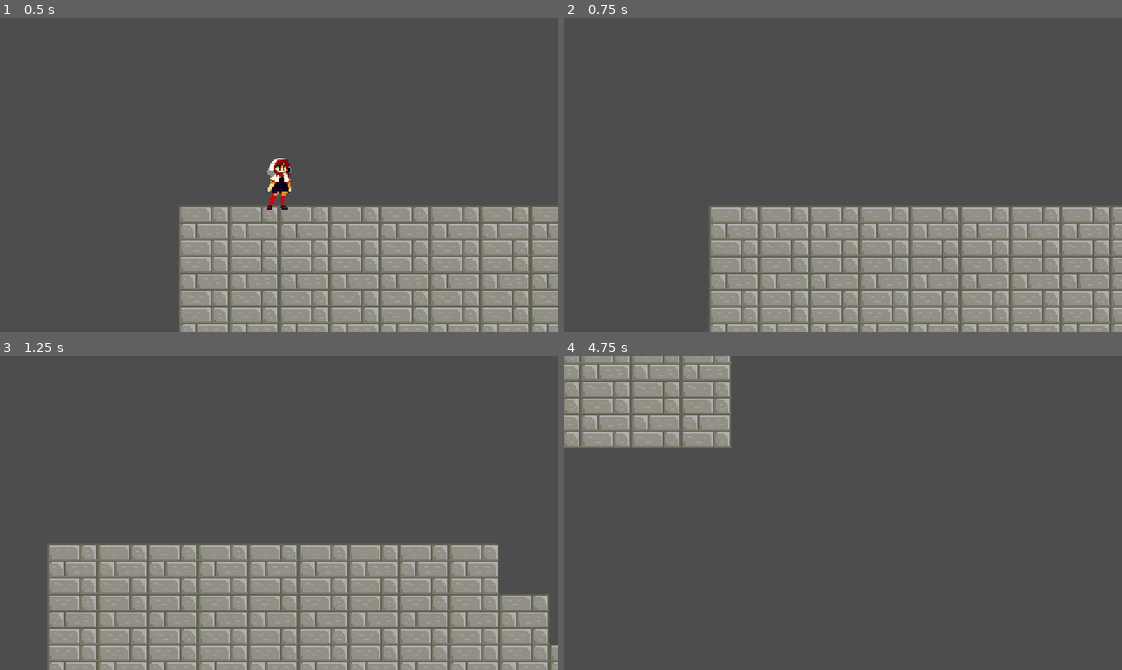
Above: before the commit, frames 1-4 (two rows, left to right).
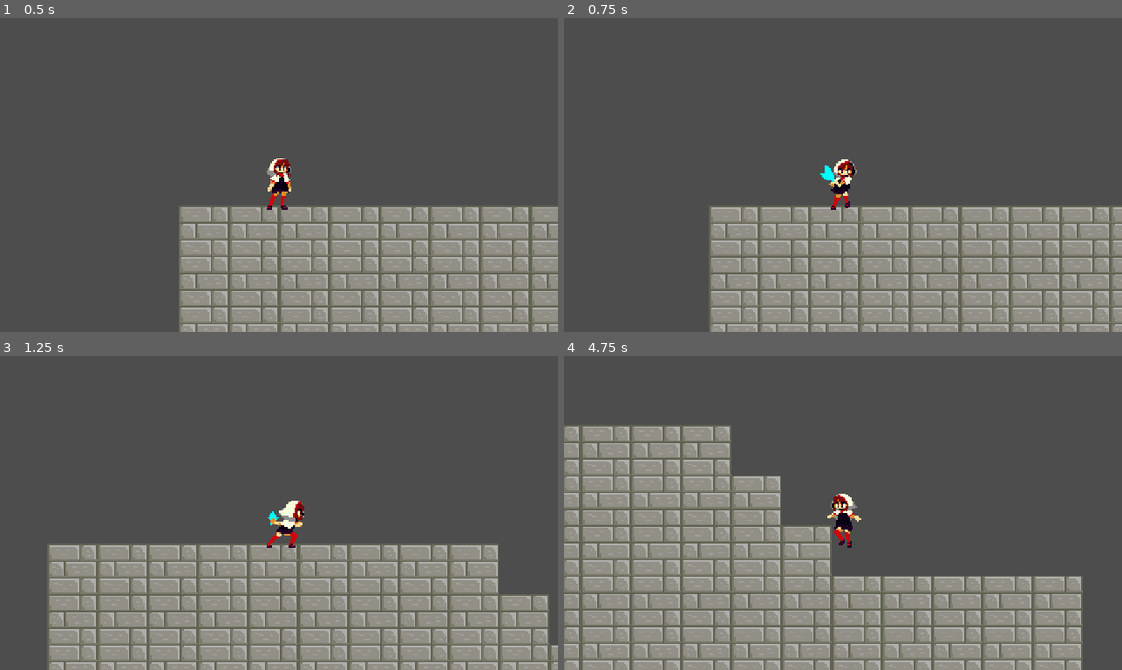
Above: after the commit, the same moments.

Repository: radagon828/GodotFourRepository
Game: Godot game, scene res://Scenes/Levels/DungeonOne.tscn
Same seed, same stepped clock (60 frames per second), same inputs: the game is played once before the commit and once after it.
Inputs:
- Up to frame 1 (0.5 s): no input
- Up to frame 2 (0.75 s): hold D (move_right) from 0.53 s (still down); tap E (attack) at 0.6 s
- Up to frame 3 (1.25 s): keep holding D (move_right); tap Space (jump) at 0.77 s; tap F (roll) at 0.8 s
- Up to frame 4 (4.75 s): tap F (roll) at 1.35, 2.3, 2.85, 3.8, 4.35 s; tap Space (jump) at 1.52, 3.02, 3.77, 4.52 s; tap E (attack) at 1.55, 2.1, 3.05, 3.6, 4.55 s; release D (move_right) at 2.03 s; hold A (move_left) 2.03-2.78 s; hold D (move_right) 2.78-4.28 s; hold A (move_left) from 4.28 s (still down)

Frame 1 is identical in both runs. In frame 2, 0.5% of the frame differs, in the area x 45-53%, y 45-62%; in frame 3, 0.5%; in frame 4, 45%, in the area x 0-93%, y 0-100%.

Commit message:
IT WAS A SINGEL FUCKING LETTER THE FUCKING ATTACK ANIMATION WORKS NOW GOD FUCKING DAMMIT

Diff:
--- a/DemonASpect/Scenes/Player/Player.gd
+++ b/DemonASpect/Scenes/Player/Player.gd
@@ -21,10 +21,14 @@
 var hasDoubleJump = false
 # velcoity is a predefined variable in godot 4
 @onready var animationPlayer = $AnimationPlayer
+@onready var animationTree = $AnimationTree
 @onready var playerSprite = $PlayerSprite
+@onready var dashTimer = $Timers/DashTimer
+@onready var runTimer = $Timers/RunTimer
+@onready var testTimer = $Timers/TestTimer
 
 func _ready() -> void:
-	$AnimationTree.active = true
+	animationTree.active = true
 	velocity = velocity
 	set_velocity(velocity)
 #	Engine.time_scale = 0.2
@@ -74,23 +78,24 @@
 
 	#ROLL STATE SWITCH
 	if (Input.is_action_just_pressed("roll") && is_on_floor()):
-		$DashTimer.start()
+		dashTimer.start()
 		state = ROLL
 
 	#processing for run stop animation
 	if (Input.is_action_just_pressed("move_left") || Input.is_action_just_pressed("move_right")):
-		$RunTimer.start()
+		runTimer.start()
 
-	if ($RunTimer.time_left > 0.1 && $RunTimer.time_left < 0.2):
+	if (runTimer.time_left > 0.1 && runTimer.time_left < 0.2):
 		$AnimationTree.set("parameters/OneShot/request", AnimationNodeOneShot.ONE_SHOT_REQUEST_FIRE)
 	elif (Input.is_action_just_released("move_left") || Input.is_action_just_released("move_right")):
-		$RunTimer.stop()
-		if ($RunTimer.time_left > 0.2):
+		runTimer.stop()
+		if (runTimer.time_left > 0.2):
 			$AnimationTree.set("parameters/OneShot/request", AnimationNodeOneShot.ONE_SHOT_REQUEST_ABORT)
 
 	#ATTACK STATE SWITCH
 	if (Input.is_action_just_pressed("attack") && is_on_floor()):
 		state = ATTACK
+		testTimer.start()
 
 
 	update_sprite()
@@ -107,26 +112,28 @@
 
 
 
-#NEXT--maybe cancel roll animation with runn or attack input
+#NEXT--maybe cancel roll animation with runn or attack input 3/17/2023
 func roll_state(delta):
 	$AnimationTree.set("parameters/movement/transition_request", "roll")
-	if ($DashTimer.time_left > 0.1):
+	if (dashTimer.time_left > 0.1):
 		velocity.x = roll_vector.x * ROLL_SPEED
 #	velocity.x = move_toward(velocity.x, 0, FRICTION * delta)
 	velocity.x = lerp(0.0, velocity.x, pow(2, -8 * delta))
 
 	velocity.y += GRAVITY * delta
+
 	move()
 
 func on_roll_finished():
 	state = MOVE
-	$AnimationTree.set("parameters/movement/transistion_request", "idle")
+#	$AnimationTree.set("parameters/movement/transistion_request", "idle")
 #
 func attack_state(delta):
-	$AnimationTree.set("parameters/movement/transistion_request", "attack")
+	$AnimationTree.set("parameters/movement/transition_request", "attack")
 	print("hello i worked")
 #	velocity.x = roll_vector.x * ROLL_SPEED
-
+	if (testTimer.time_left < 0.1):
+		state = MOVE
 	velocity.y += GRAVITY * delta
 	move()
 
@@ -145,6 +152,7 @@
 
 func debug():
 	pass
+	print($AnimationTree.get("parameters/movement/current_state"))
 #	print(!$RayCast2D.is_colliding())
 #	print(velocity, $DashTimer.time_left, "         ", $RunTimer.time_left)
 #	print(is_on_floor())
--- a/DemonASpect/Scenes/Player/Player.tscn
+++ b/DemonASpect/Scenes/Player/Player.tscn
@@ -297,13 +297,13 @@
 [sub_resource type="AnimationNodeAnimation" id="AnimationNodeAnimation_wnak0"]
 animation = &"Roll"
 
+[sub_resource type="AnimationNodeAnimation" id="18"]
+animation = &"Idle"
+
+[sub_resource type="AnimationNodeOneShot" id="30"]
+
 [sub_resource type="AnimationNodeAnimation" id="AnimationNodeAnimation_dy7i1"]
 animation = &"AttackOne"
-
-[sub_resource type="AnimationNodeAnimation" id="18"]
-animation = &"Idle"
-
-[sub_resource type="AnimationNodeOneShot" id="30"]
 
 [sub_resource type="AnimationNodeTransition" id="24"]
 input_0/name = "falling"
@@ -336,7 +336,7 @@
 input_3/reset = true
 
 [sub_resource type="AnimationNodeBlendTree" id="20"]
-graph_offset = Vector2(-132.756, -63.6457)
+graph_offset = Vector2(-128.982, -77.961)
 nodes/Add2/node = SubResource("29")
 nodes/Add2/position = Vector2(260, -140)
 nodes/Animation/node = SubResource("18")
@@ -353,10 +353,10 @@
 "nodes/Animation 6/position" = Vector2(40, -280)
 "nodes/Animation 7/node" = SubResource("AnimationNodeAnimation_wnak0")
 "nodes/Animation 7/position" = Vector2(-140, 20)
-"nodes/Animation 8/node" = SubResource("AnimationNodeAnimation_dy7i1")
-"nodes/Animation 8/position" = Vector2(420, 60)
 nodes/OneShot/node = SubResource("30")
 nodes/OneShot/position = Vector2(260, -380)
+nodes/attack/node = SubResource("AnimationNodeAnimation_dy7i1")
+nodes/attack/position = Vector2(280, 80)
 nodes/in_air/node = SubResource("24")
 nodes/in_air/position = Vector2(700, 260)
 nodes/in_air_state/node = SubResource("22")
@@ -364,7 +364,7 @@
 nodes/movement/node = SubResource("19")
 nodes/movement/position = Vector2(620, -120)
 nodes/output/position = Vector2(1500, 100)
-node_connections = [&"output", 0, &"in_air_state", &"Add2",  …(294 unchanged characters)… ", 2, &"Animation 7", &"movement", 3, &"Animation 8"]
+node_connections = [&"output", 0, &"in_air_state", &"Add2",  …(294 unchanged characters)… ", 2, &"Animation 7", &"movement", 3, &"attack"]
 
 [node name="Player" type="CharacterBody2D"]
 script = ExtResource("1")
@@ -402,10 +402,14 @@
 parameters/movement/transition_request = ""
 parameters/movement/current_index = 3
 
-[node name="DashTimer" type="Timer" parent="."]
+[node name="Timers" type="Node2D" parent="."]
+
+[node name="DashTimer" type="Timer" parent="Timers"]
 wait_time = 0.7
 one_shot = true
 
-[node name="RunTimer" type="Timer" parent="."]
+[node name="RunTimer" type="Timer" parent="Timers"]
 wait_time = 0.6
 one_shot = true
+
+[node name="TestTimer" type="Timer" parent="Timers"]
